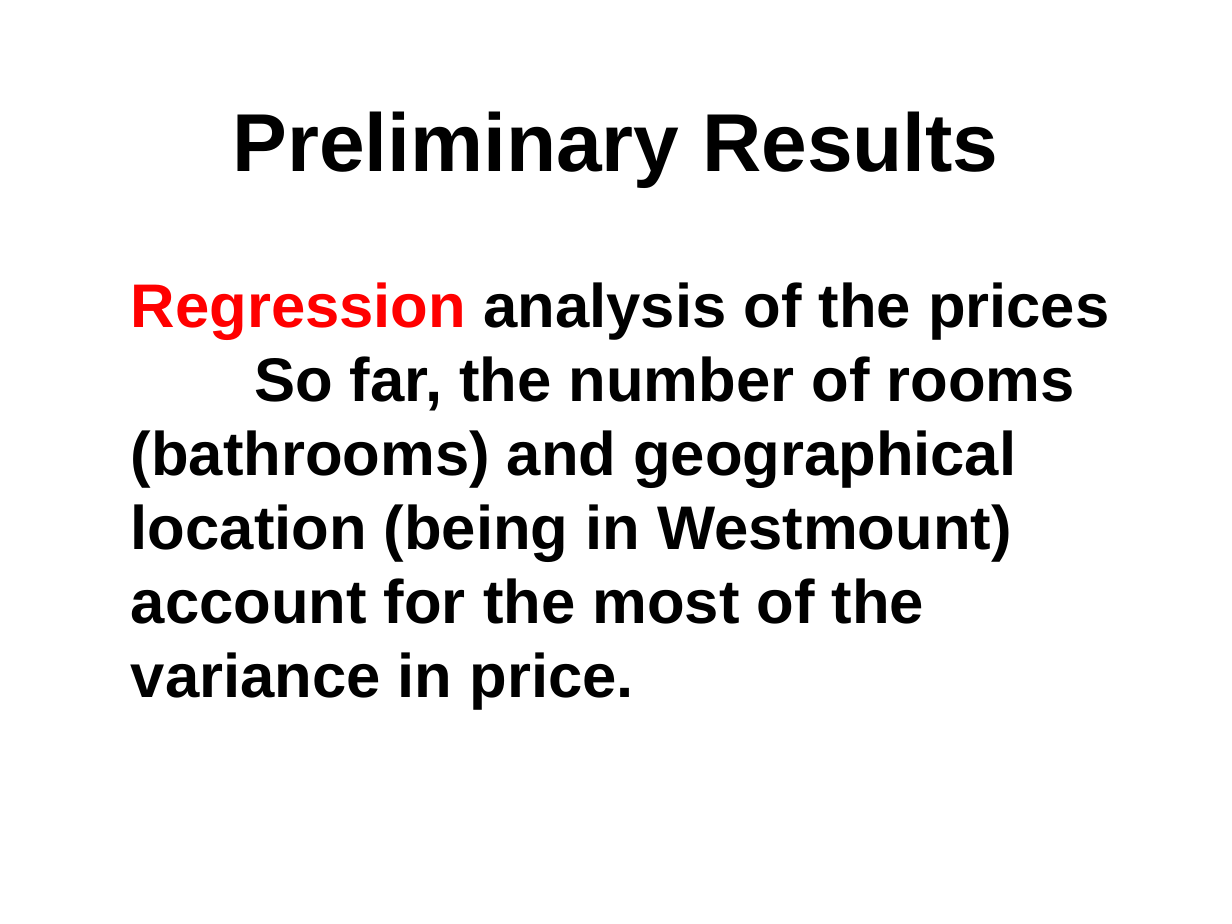
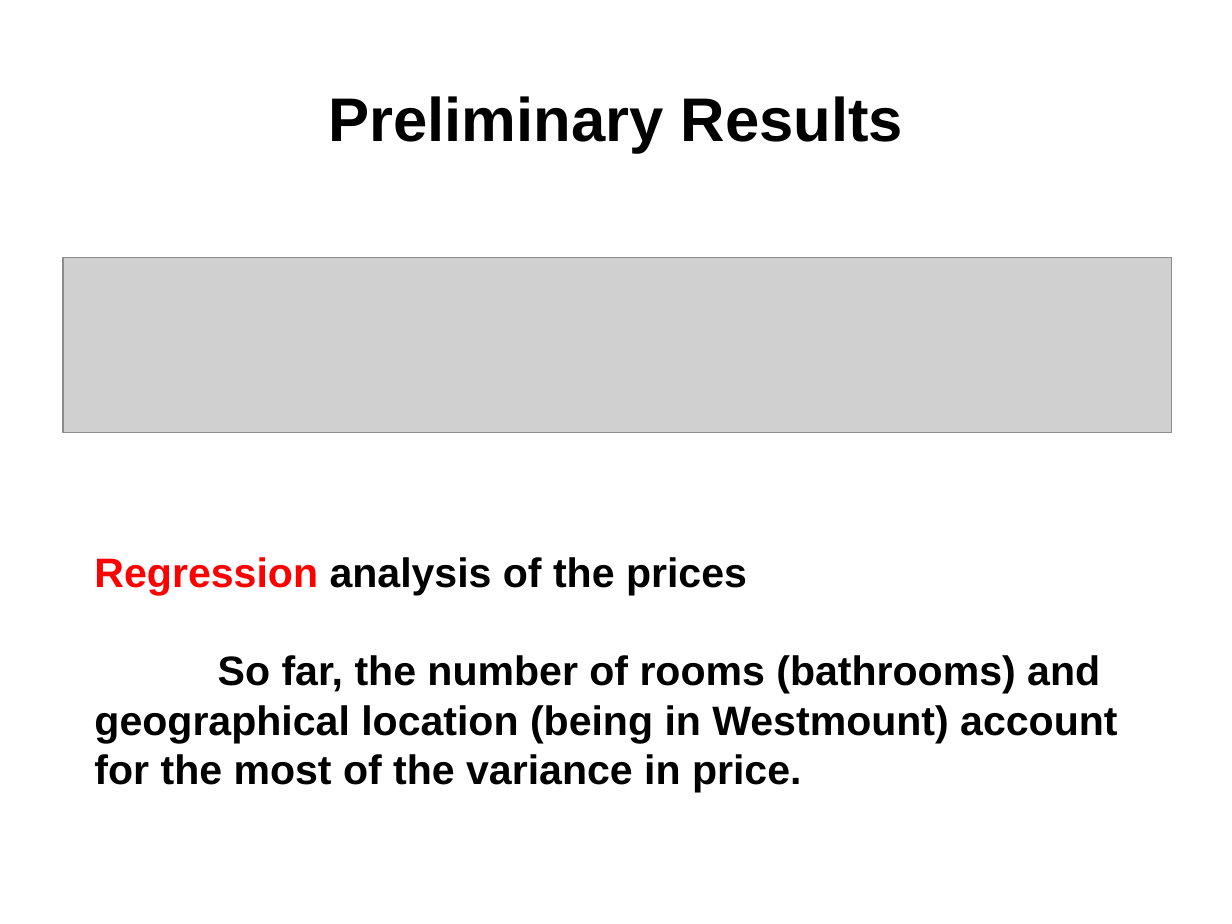
Before and after one commit to npow/centris, a slide deck: slide 6 of presentation/DaveNissanEmil2014MachineLearning.pptx. Drawn at 1232x924 pixels with LibreOffice and Linux fonts; fonts in the diff are those of the drawing; grey boxes stand for pictures. Boxes give left, top, right and bottom in pixels: in the first picture for what was removed or moved away, otherwise in the second. Text is boxed around its words. In the diff, an @@ line names an element or a change of style, - is before the commit and + after.

```diff
--- a/presentation/DaveNissanEmil2014MachineLearning.pptx
+++ b/presentation/DaveNissanEmil2014MachineLearning.pptx
@@ text "Preliminary Results": place and size @@
-text "Preliminary Results" at [233, 111, 998, 187]
+text "Preliminary Results" at [328, 96, 903, 153]
@@ text "Preliminary Results" at [328, 96, 903, 153]: size 48 to 36 pt @@
@@ picture added at [63, 257, 1172, 432] @@
@@ text "Regression analysis of the prices": place and size @@
-text "Regression analysis of the prices" at [131, 282, 1109, 709]
+text "Regression analysis of the prices" at [94, 557, 1117, 792]
@@ text "Regression analysis of the prices" at [94, 557, 1117, 792]: size 36 to 24 pt @@
```
Also in this commit, not shown: 1 other slide changed, 1 other file.
